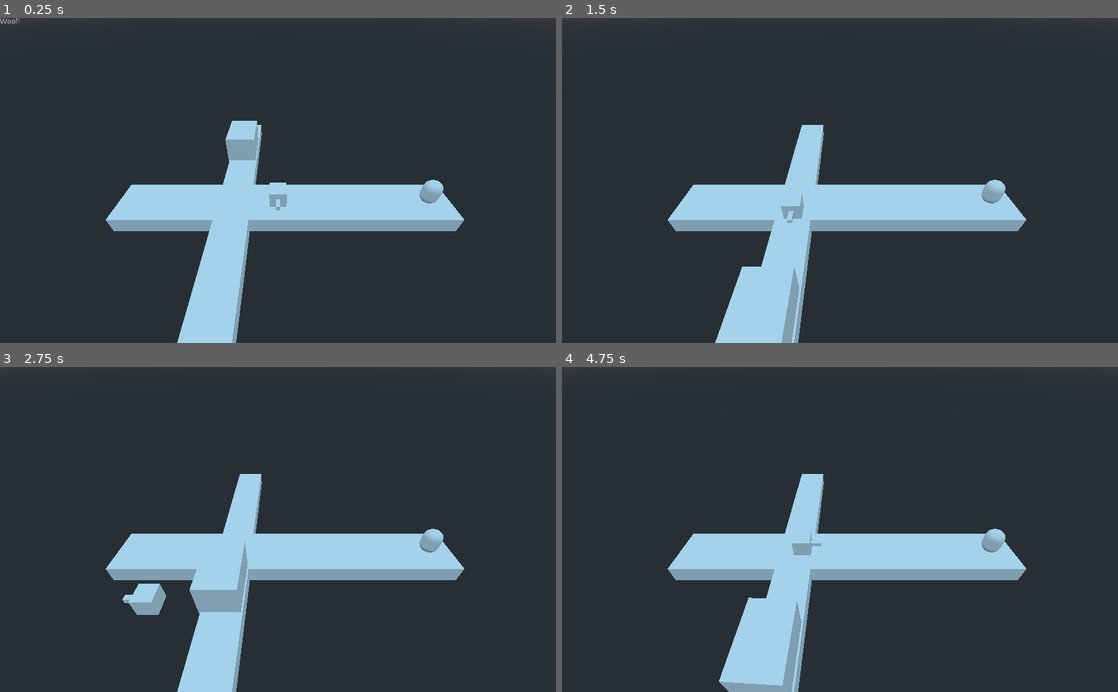
Above: before the commit, frames 1-4 (two rows, left to right).
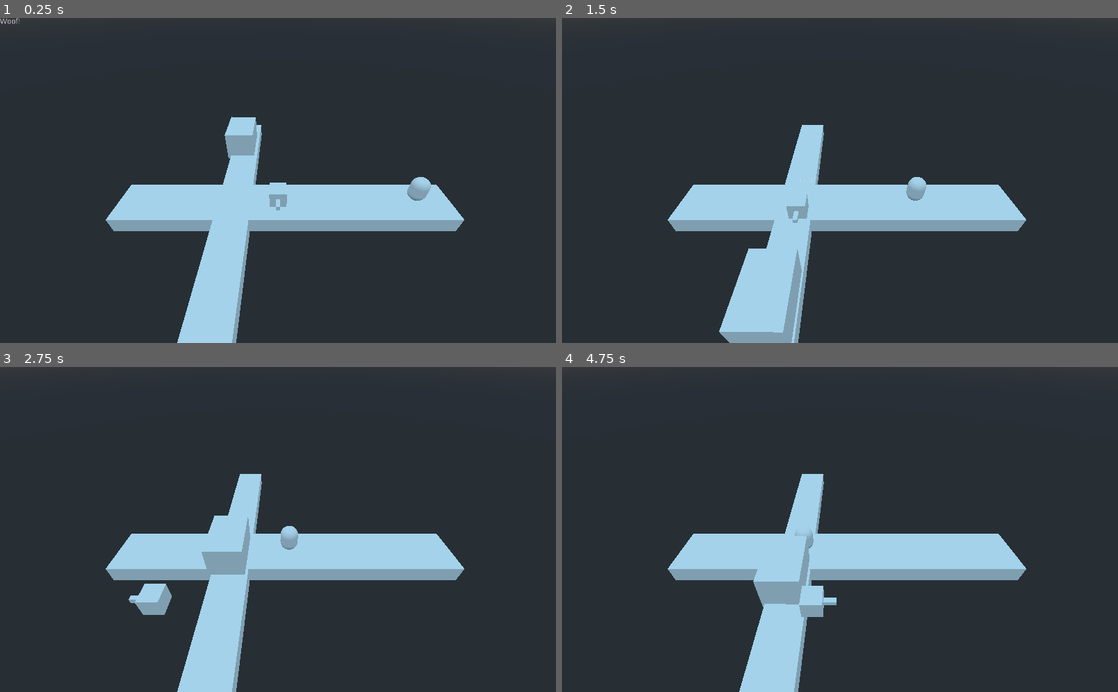
Above: after the commit, the same moments.

Repository: JestemStefan/GodotWildJam24_FamilyTrafficKing
Game: Godot game, scene res://scenes/main.tscn
Two runs of this game, one before a commit and one after it. Both use one fixed random seed, a clock stepped at 60 frames per second and the inputs below.
Inputs:
- Up to frame 1 (0.25 s): no input
- Up to frame 2 (1.5 s): tap Enter at 0.5 s; hold A (move_right) 0.53-1.28 s; tap Space (bark) at 0.6, 1.35 s; hold S (move_down) from 1.28 s (still down)
- Up to frame 3 (2.75 s): release S (move_down) at 2.03 s; hold A (move_right) from 2.03 s (still down); tap Space (bark) at 2.1 s
- Up to frame 4 (4.75 s): release A (move_right) at 2.78 s; hold W (move_up) 2.78-3.53 s; tap Space (bark) at 2.85, 3.6, 4.35 s; hold D (move_left) from 3.53 s (still down)

The runs differ from the first frame. In frame 1, 0.6% of the frame differs, in the area x 40-80%, y 30-58%; in frame 2, 1.2%; in frame 3, 2.2%; in frame 4, 3.1%, in the area x 28-80%, y 49-100%.

Commit message:
bark now stuns

Diff:
--- a/project.godot
+++ b/project.godot
@@ -8,9 +8,14 @@
 
 config_version=4
 
-_global_script_classes=[  ]
+_global_script_classes=[ {
+"base": "KinematicBody",
+"class": "FamilyMember",
+"language": "GDScript",
+"path": "res://src/family_member.gd"
+} ]
 _global_script_class_icons={
-
+"FamilyMember": ""
 }
 
 [application]
--- a/scenes/testing_level.tscn
+++ b/scenes/testing_level.tscn
@@ -1,21 +1,25 @@
-[gd_scene load_steps=7 format=2]
+[gd_scene load_steps=9 format=2]
 
 [ext_resource path="res://src/lane.tscn" type="PackedScene" id=1]
 [ext_resource path="res://src/family_member.tscn" type="PackedScene" id=2]
 [ext_resource path="res://src/dog/dog.tscn" type="PackedScene" id=3]
 [ext_resource path="res://src/car.tscn" type="PackedScene" id=4]
 [ext_resource path="res://src/path.tscn" type="PackedScene" id=5]
+[ext_resource path="res://src/family_member.gd" type="Script" id=6]
 
 [sub_resource type="Curve3D" id=1]
 _data = {
-"points": PoolVector3Array( 0, 0, 0, 0, 0, 0, -0.829189, 2.45803, 0.084511, 0, 0, 0, 0, 0, 0, 0.829695, 2.46898, 0.0846171 ),
+"points": PoolVector3Array( 0, 0, 0, 0, 0, 0, -0.887361, 2.55305, 0.263318, 0, 0, 0, 0, 0, 0, 0.912445, 2.44201, 0.0500824 ),
+"tilts": PoolRealArray( 0, 0 )
+}
+
+[sub_resource type="Curve3D" id=2]
+_data = {
+"points": PoolVector3Array( 0, 0, 0, 0, 0, 0, -0.00476982, 2.99071, -11.517, 0, 0, 0, 0, 0, 0, 0.0108464, 3.10913, 5.25162 ),
 "tilts": PoolRealArray( 0, 0 )
 }
 
 [node name="TestingLevel" type="Node"]
-
-[node name="FamilyMember" parent="." instance=ExtResource( 2 )]
-transform = Transform( 1, 0, 0, 0, 1, 0, 0, 0, 1, 17.9353, 1.5, 0 )
 
 [node name="Lane" parent="." instance=ExtResource( 1 )]
 transform = Transform( -0.135436, 0, -1.99995, 0, 1, 0, 19.9995, 0, -0.0135436, -5.26649, -1, 0 )
@@ -31,6 +35,16 @@
 [node name="Car" parent="Lane/Path/PathFollow" instance=ExtResource( 4 )]
 transform = Transform( -1.62917e-07, 0, 0.15034, 0, 2, 0, -0.999979, 0, -2.44936e-08, 0, 0, 0 )
 
+[node name="Path2" type="Path" parent="Lane"]
+curve = SubResource( 2 )
+
+[node name="PathFollow" type="PathFollow" parent="Lane/Path2"]
+rotation_mode = 1
+
+[node name="FamilyMember" parent="Lane/Path2/PathFollow" instance=ExtResource( 2 )]
+transform = Transform( -0.000338591, 0, 0.049999, 0, 1, 0, -0.49999, 0, -0.00338591, 0, 0, 0 )
+script = ExtResource( 6 )
+
 [node name="Path" parent="." instance=ExtResource( 5 )]
 transform = Transform( -1.62921e-07, 0, 2, 0, 1, 0, -1, 0, -3.25841e-07, 0.786141, 0, 0 )
 collision_mask = 0
--- a/src/car.gd
+++ b/src/car.gd
@@ -5,4 +5,4 @@
 onready var _path : PathFollow = get_parent()
 
 func _physics_process(delta):
-	_path.set_offset(_path.get_offset() + (speed*delta))
+	_path.set_offset(_path.get_offset() + speed * delta)
--- a/src/dog/bark_area.gd
+++ b/src/dog/bark_area.gd
@@ -1,6 +1,7 @@
 extends Area
 
 export(float) var bark_duration = 0.25
+export(float) var bark_stun_duration = 2
 
 onready var _timer: Timer = $Timer
 onready var _woof_text: RichTextLabel = $WoofText
@@ -21,11 +22,13 @@
 	_timer.start(bark_duration)
 	print("bark!")
 
-func _on_Timer_timeout():
-	_timer.stop()
-	set_monitoring(false)
+
+func _on_BarkArea_body_entered(body):
+	print("%s detected" % body)
+	# actually not need but why not for safety
+	if body is FamilyMember:
+		body.stun(bark_stun_duration)
 
 
-func _on_BarkArea_body_entered(body):
-	# TODO
-	print("%s detected" % body)
+func _on_Timer_timeout():
+		set_monitoring(false)
--- a/src/dog/dog.tscn
+++ b/src/dog/dog.tscn
@@ -89,6 +89,7 @@
 shape = SubResource( 5 )
 
 [node name="Timer" type="Timer" parent="BarkArea"]
+one_shot = true
 
 [node name="WoofText" type="RichTextLabel" parent="BarkArea"]
 anchor_top = 0.1
--- /dev/null
+++ b/src/family_member.gd
@@ -0,0 +1,14 @@
+extends KinematicBody
+class_name FamilyMember
+
+export(float) var speed: float = 3.0
+
+onready var _path : PathFollow = get_parent()
+onready var _stun_timer: Timer = $StunTimer
+
+func _physics_process(delta: float):
+	if _stun_timer.is_stopped():
+		_path.set_offset(_path.get_offset() + speed * delta)
+
+func stun(duration: float):
+	_stun_timer.start(duration)
--- a/src/family_member.tscn
+++ b/src/family_member.tscn
@@ -1,4 +1,6 @@
-[gd_scene load_steps=3 format=2]
+[gd_scene load_steps=4 format=2]
+
+[ext_resource path="res://src/family_member.gd" type="Script" id=1]
 
 [sub_resource type="CapsuleMesh" id=1]
 
@@ -7,6 +9,7 @@
 [node name="FamilyMember" type="KinematicBody"]
 collision_layer = 2
 collision_mask = 7
+script = ExtResource( 1 )
 
 [node name="MeshInstance" type="MeshInstance" parent="."]
 transform = Transform( 1, 0, 0, 0, -1.62921e-07, -1, 0, 1, -1.62921e-07, 0, 0, 0 )
@@ -16,3 +19,6 @@
 [node name="CollisionShape" type="CollisionShape" parent="."]
 transform = Transform( 1, 0, 0, 0, -1.62921e-07, -1, 0, 1, -1.62921e-07, 0, 0, 0 )
 shape = SubResource( 2 )
+
+[node name="StunTimer" type="Timer" parent="."]
+one_shot = true
Not shown: 3 places in src/dog/dog.tscn that only renumber resources
